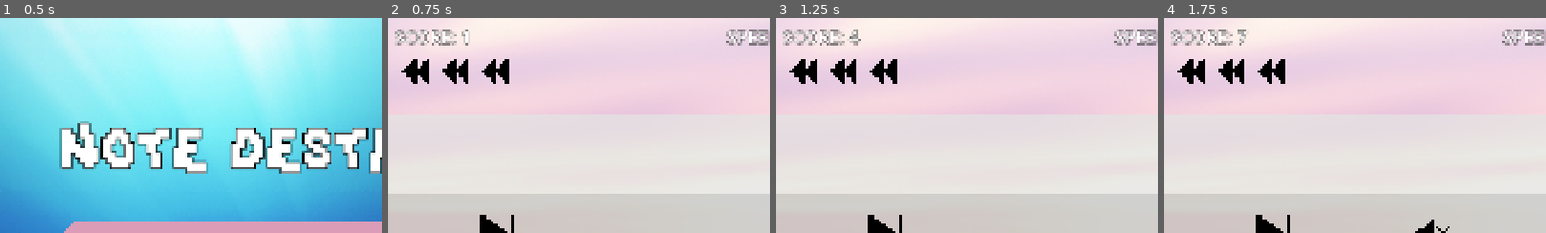
Above: before the commit, frames 1-4 (left to right).
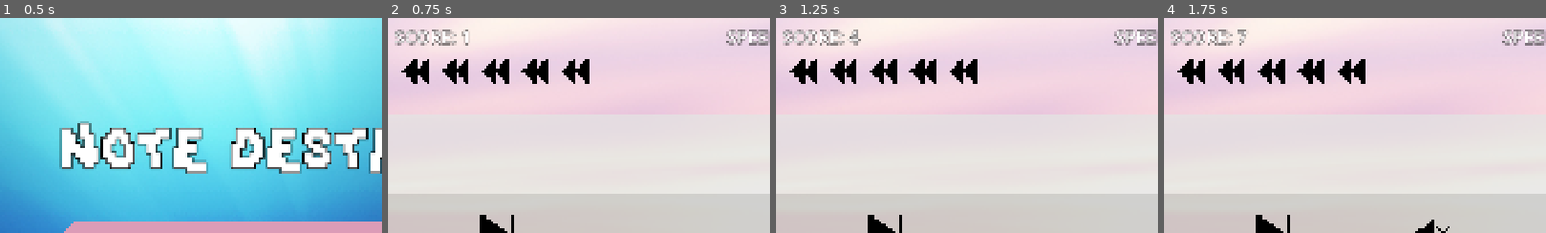
Above: after the commit, the same moments.

Repository: chorwat2137/haven-2026
Game: Godot game, scene res://scenes/main_menu.tscn
Two runs of this game, one before a commit and one after it. Both use one fixed random seed, a clock stepped at 60 frames per second and the inputs below.
Inputs:
- Up to frame 1 (0.5 s): no input
- Up to frame 2 (0.75 s): click "START" at 0.5 s
- Up to frame 3 (1.25 s): no input
- Up to frame 4 (1.75 s): tap Enter (ui_accept) at 1.25, 1.52 s; hold Right (ui_right) from 1.28 s (still down); tap Space (shoot) at 1.35 s
The pictures show only the part of the screen within x 0-50%, y 0-50%; the shares and areas given below are measured in that part.

Frame 1 is identical in both runs. In frame 2, 1.0% of the frame differs, in the area x 34-53%, y 19-31%; in frame 3, 1.0%; in frame 4, 1.0%.

Commit message:
Automatic sync

Diff:
--- a/scenes/main.tscn
+++ b/scenes/main.tscn
@@ -46,6 +46,7 @@
 
 [node name="Player" parent="." unique_id=2121710803 instance=ExtResource("1_o5qli")]
 process_mode = 3
+hp = 5
 shoot_delay = 2.0
 
 [node name="Camera2D2" type="Camera2D" parent="Player" unique_id=2011008339]
